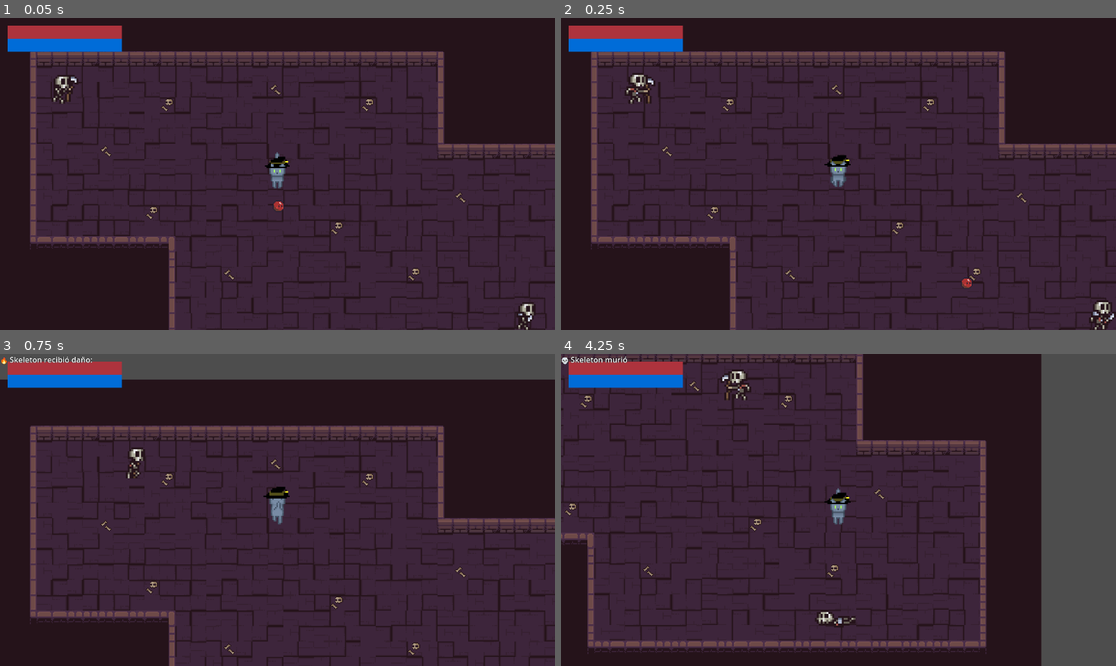
Above: before the commit, frames 1-4 (two rows, left to right).
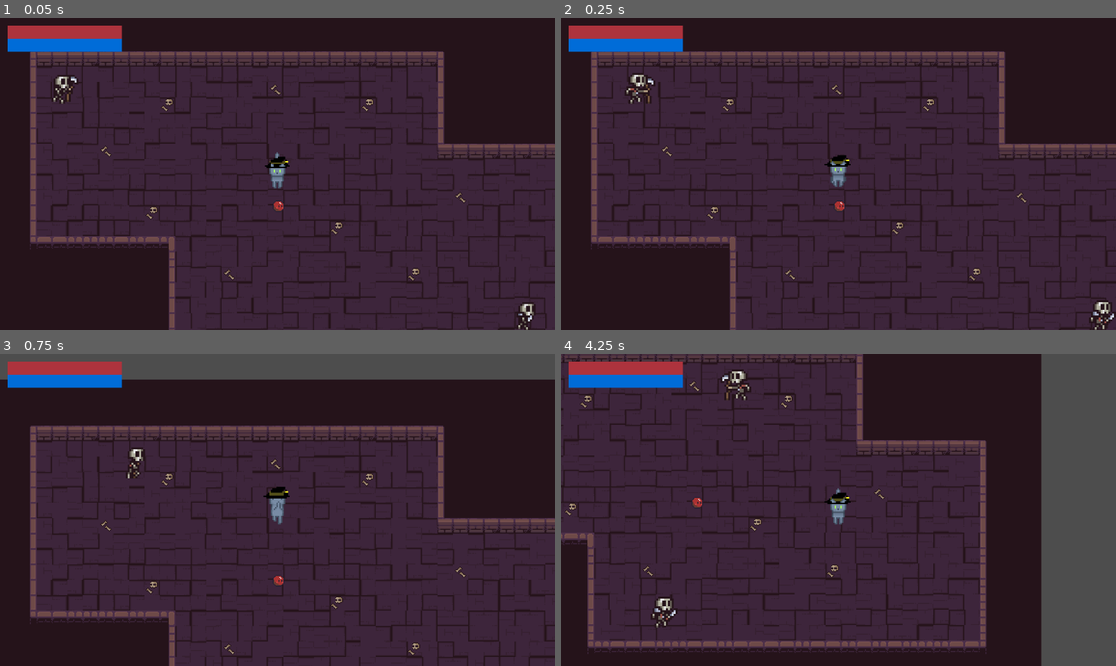
Above: after the commit, the same moments.

Repository: pablocoop/CC5408-Proyecto
Game: Godot game, scene res://scenes/debug_map.tscn
Same seed, same stepped clock (60 frames per second), same inputs: the game is played once before the commit and once after it. This scene is started directly instead of the project's main scene.
Inputs (mouse positions are in pixels of both pictures, inside the frame that each line leads up to):
- Up to frame 1 (0.05 s): no input
- Up to frame 2 (0.25 s): no input
- Up to frame 3 (0.75 s): move the mouse to (249, 572) at 0.52 s; hold W (move_up) from 0.53 s (still down); tap Space (attack) at 0.6 s
- Up to frame 4 (4.25 s): move the mouse to (1005, 556) at 1.27 s; tap Space (attack) at 1.35, 2.3, 2.85, 3.6 s; move the mouse to (672, 463) at 2.02 s; release W (move_up) at 2.03 s; hold Right mouse button (run) 2.03-2.78 s; hold A (move_left) 2.03-3.53 s; move the mouse to (866, 510) at 2.77 s; move the mouse to (755, 432) at 3.52 s; hold S (move_down) from 3.53 s (still down)

Frame 1 is identical in both runs. In frame 2, 0.1% of the frame differs, in the area x 49-75%, y 58-87%; in frame 3, 0.2%; in frame 4, 0.7%, in the area x 0-54%, y 0-88%.
Error in both runs: Invalid access to property or key 'died' on a base object of type 'null instance'. (res://scenes/skeleton.gd:22)

Commit message:
fix: player attack bug

Diff:
--- a/scenes/ball.tscn
+++ b/scenes/ball.tscn
@@ -36,6 +36,7 @@
 scale = Vector2(1.5, 1.5)
 collision_layer = 8
 collision_mask = 6
+monitoring = false
 script = ExtResource("4_eew57")
 metadata/_custom_type_script = "uid://cpdtcih6dhwuq"
 
--- a/scenes/player.gd
+++ b/scenes/player.gd
@@ -80,6 +80,8 @@
 
 	#DEV: Borrar sprite de ataque
 	attack_hitbox.get_node("Sprite2D").visible = false
+	attack_hitbox.monitoring = false
+	attack_hitbox_shape.disabled = true  # Desactivar colisión visual
 
 
 
--- a/scenes/skeleton.gd
+++ b/scenes/skeleton.gd
@@ -48,7 +48,7 @@
 		Debug.log("🔥 Skeleton recibió daño:", damage)
 
 		# Aplica un knockback más leve que al jugador
-		velocity = from_direction.normalized() * 300.0  # Ajusta a gusto
+		velocity = from_direction.normalized() * 200.0  # Ajusta a gusto
 
 		playback.start("take_damage")
 
@@ -75,7 +75,7 @@
 
 func start_invulnerability():
 	var flash_timer := 0.0
-	var flash_duration := 0.5  # duración total de la invulnerabilidad (en segundos)
+	var flash_duration := 0.3  # duración total de la invulnerabilidad (en segundos)
 	var flash_interval := 0.2  # tiempo entre parpadeos
 	hurtbox.monitoring = false
 
